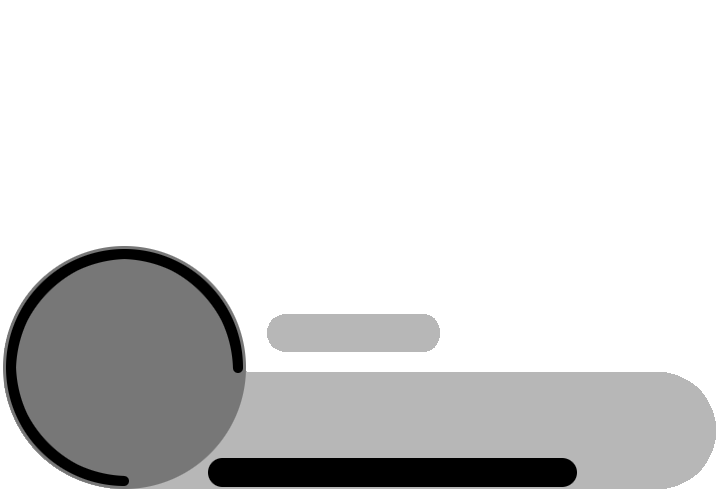
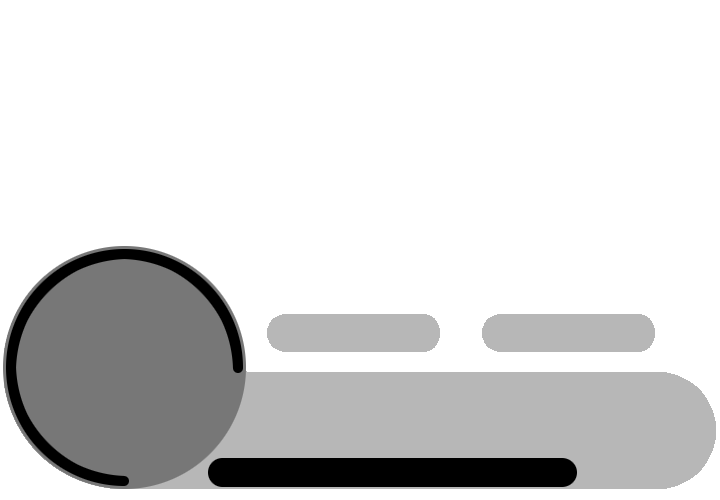
Comparing the layer stacks of the two w=720, h=500 images. Changes:
added layer "ExamodeSecondColor" above "*" over <box>482,314,655,352</box>
added layer "ExamodeFirstColor" above "Background" over <box>482,314,655,352</box>
